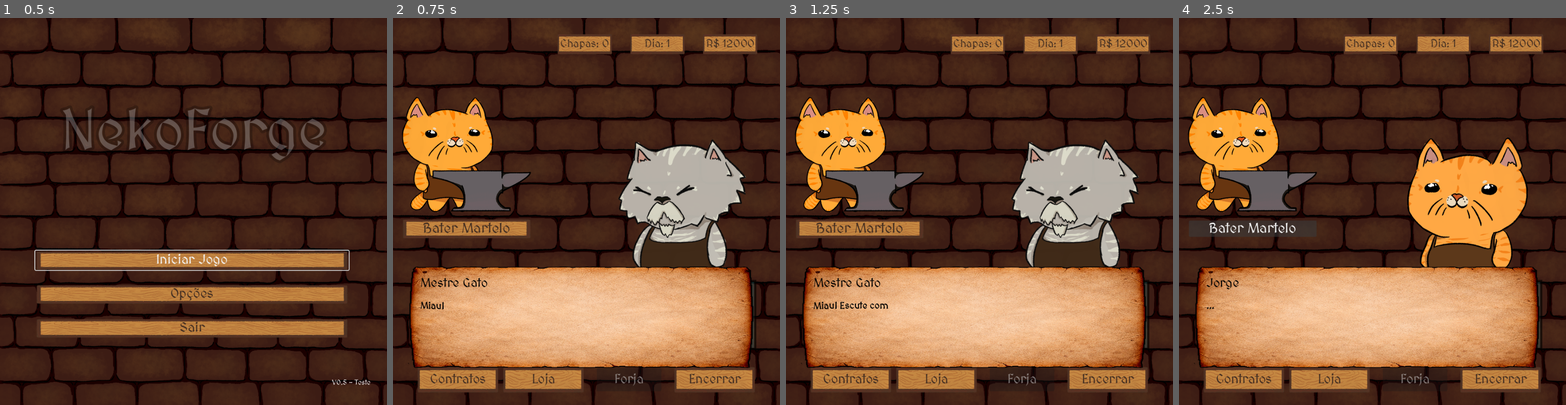
Above: before the commit, frames 1-4 (left to right).
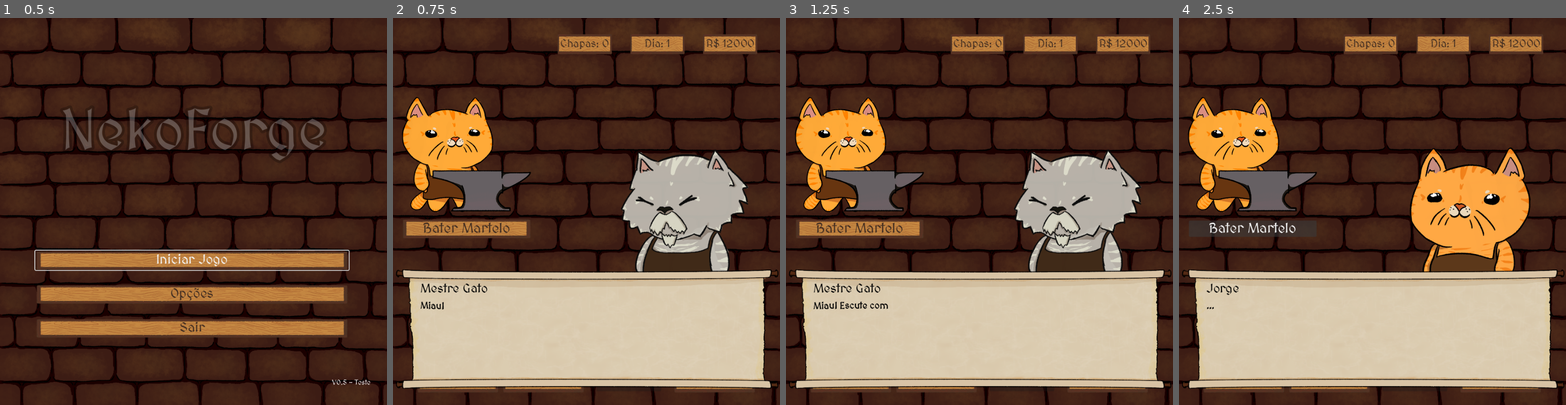
Above: after the commit, the same moments.

Repository: VitaumOS/Jogo_IC-Godot
Game: Godot game, scene res://scene/Telainicial.tscn
The game is run twice, just before and just after one commit, with the same random seed, the same clock (stepped at 60 frames per second) and the same inputs.
Inputs (mouse positions are in pixels of both pictures, inside the frame that each line leads up to):
- Up to frame 1 (0.5 s): no input
- Up to frame 2 (0.75 s): click "Iniciar Jogo" at 0.5 s
- Up to frame 3 (1.25 s): no input
- Up to frame 4 (2.5 s): tap Enter (ui_accept) at 1.25, 1.52, 2, 2.27 s; move the mouse to (1457, 192) at 1.27 s; click (1457, 192) at 1.42 s; move the mouse to (1295, 230) at 2.02 s; click (1295, 230) at 2.17 s

Frame 1 is identical in both runs. In frame 2, 32% of the frame differs, in the area x 0-100%, y 31-96%; in frame 3, 32%; in frame 4, 32%.

Commit message:
Atualização: Começando a colocar sons no jogo

Diff:
--- a/PythonFiles/pulp_solution.json
+++ b/PythonFiles/pulp_solution.json
@@ -1,11 +1,7 @@
 {
     "status": "Optimal",
-    "chapas_usadas": 10,
+    "chapas_usadas": 2,
     "solucao": [
-        1,
-        0,
-        0,
-        4,
-        5
+        2
     ]
 }
--- a/project.godot
+++ b/project.godot
@@ -24,6 +24,7 @@
 
 Global="*res://script/global.gd"
 Dialogo="*uid://dnci0t7lpn3u5"
+GerenciadorSom="*uid://cgo22wklta1yq"
 
 [display]
 
--- a/scene/Cena_Resumo.tscn
+++ b/scene/Cena_Resumo.tscn
@@ -2,15 +2,15 @@
 
 [ext_resource type="Script" uid="uid://cftrsto61dfey" path="res://script/Cena_Resumo.gd" id="1_xr33j"]
 [ext_resource type="Texture2D" uid="uid://cx1kycxphclcy" path="res://images/background.png" id="3_kgimw"]
-[ext_resource type="Texture2D" uid="uid://c2orn4wtmhpxv" path="res://images/contrato.png" id="3_vqc6o"]
+[ext_resource type="Texture2D" uid="uid://dv3s10mwtar4w" path="res://images/pergaminho-novo.png" id="3_vqc6o"]
 [ext_resource type="StyleBox" uid="uid://dki2hhovuf137" path="res://modelos/modelo_botao1.tres" id="4_p4c0f"]
 
 [sub_resource type="StyleBoxTexture" id="StyleBoxTexture_h5dlb"]
 texture = ExtResource("3_vqc6o")
-expand_margin_left = 300.0
-expand_margin_top = 120.0
-expand_margin_right = 300.0
-expand_margin_bottom = 100.0
+expand_margin_left = 20.0
+expand_margin_top = 68.0
+expand_margin_right = 20.0
+expand_margin_bottom = 50.0
 
 [node name="Cena_Resumo" type="Control" unique_id=854328993]
 layout_mode = 3
@@ -35,7 +35,7 @@
 offset_bottom = 902.0
 
 [node name="PanelContainer" type="PanelContainer" parent="CenterContainer" unique_id=790821855]
-custom_minimum_size = Vector2(0, 300)
+custom_minimum_size = Vector2(0, 313.445)
 layout_mode = 2
 theme_override_styles/panel = SubResource("StyleBoxTexture_h5dlb")
 
@@ -45,16 +45,18 @@
 [node name="VBox" type="VBoxContainer" parent="CenterContainer/PanelContainer/MarginContainer" unique_id=1136549728]
 custom_minimum_size = Vector2(320, 0)
 layout_mode = 2
-theme_override_constants/separation = 15
+theme_override_constants/separation = 18
+alignment = 1
 
 [node name="Titulo" type="Label" parent="CenterContainer/PanelContainer/MarginContainer/VBox" unique_id=1193549807]
 layout_mode = 2
 theme_override_colors/font_color = Color(0, 0, 0, 1)
-theme_override_font_sizes/font_size = 25
+theme_override_font_sizes/font_size = 33
 text = "RELATÓRIO DO DIA 1"
 horizontal_alignment = 1
 
 [node name="HSeparator" type="HSeparator" parent="CenterContainer/PanelContainer/MarginContainer/VBox" unique_id=60132976]
+modulate = Color(1, 1, 1, 0)
 layout_mode = 2
 
 [node name="VboxTexto" type="VBoxContainer" parent="CenterContainer/PanelContainer/MarginContainer/VBox" unique_id=675143570]
@@ -63,28 +65,36 @@
 [node name="Label1" type="Label" parent="CenterContainer/PanelContainer/MarginContainer/VBox/VboxTexto" unique_id=323716789]
 layout_mode = 2
 theme_override_colors/font_color = Color(0, 0, 0, 1)
-theme_override_font_sizes/font_size = 18
+theme_override_font_sizes/font_size = 26
 horizontal_alignment = 1
 
 [node name="Label2" type="Label" parent="CenterContainer/PanelContainer/MarginContainer/VBox/VboxTexto" unique_id=1840941134]
 layout_mode = 2
-theme_override_font_sizes/font_size = 18
+theme_override_font_sizes/font_size = 26
 horizontal_alignment = 1
 
 [node name="Label3" type="Label" parent="CenterContainer/PanelContainer/MarginContainer/VBox/VboxTexto" unique_id=95876632]
 layout_mode = 2
 theme_override_colors/font_color = Color(0, 0, 0, 1)
-theme_override_font_sizes/font_size = 18
+theme_override_font_sizes/font_size = 26
 horizontal_alignment = 1
 
 [node name="HSeparator2" type="HSeparator" parent="CenterContainer/PanelContainer/MarginContainer/VBox" unique_id=1267934251]
+modulate = Color(1, 1, 1, 0)
 custom_minimum_size = Vector2(0, 50)
 layout_mode = 2
 
-[node name="EncerrarDia" type="Button" parent="CenterContainer/PanelContainer/MarginContainer/VBox" unique_id=207069106]
-custom_minimum_size = Vector2(0, 40)
-layout_mode = 2
+[node name="Node2D" type="Node2D" parent="CenterContainer/PanelContainer/MarginContainer/VBox" unique_id=1422189869]
+
+[node name="EncerrarDia" type="Button" parent="CenterContainer/PanelContainer/MarginContainer/VBox/Node2D" unique_id=207069106]
+custom_minimum_size = Vector2(120, 40)
+custom_maximum_size = Vector2(120, -1)
+offset_left = 103.0
+offset_top = 338.0
+offset_right = 223.0
+offset_bottom = 378.0
 theme_override_styles/normal = ExtResource("4_p4c0f")
-text = "Encerrar Dia e Dormir"
+text = "Encerrar Dia
+"
 
-[connection signal="pressed" from="CenterContainer/PanelContainer/MarginContainer/VBox/EncerrarDia" to="." method="_iniciar_proximo_dia"]
+[connection signal="pressed" from="CenterContainer/PanelContainer/MarginContainer/VBox/Node2D/EncerrarDia" to="." method="_iniciar_proximo_dia"]
--- a/scene/Forja_Ritmo.tscn
+++ b/scene/Forja_Ritmo.tscn
@@ -80,3 +80,5 @@
 
 [node name="Dialogo" parent="." unique_id=477801998 instance=ExtResource("5_6ar0e")]
 visible = false
+
+[node name="AudioStreamPlayer" type="AudioStreamPlayer" parent="." unique_id=1286278205]
--- a/scene/aux_scene/Popup.tscn
+++ b/scene/aux_scene/Popup.tscn
@@ -39,7 +39,7 @@
 offset_right = 151.0
 offset_bottom = -4.0
 theme_override_colors/font_color = Color(0.26666668, 0.18431373, 0.13333334, 1)
-theme_override_font_sizes/font_size = 20
+theme_override_font_sizes/font_size = 25
 text = "Texto de Teste"
 horizontal_alignment = 1
 vertical_alignment = 1
--- a/scene/aux_scene/SistemaDialogo.tscn
+++ b/scene/aux_scene/SistemaDialogo.tscn
@@ -3,7 +3,7 @@
 [ext_resource type="Script" uid="uid://blf1qegii74ss" path="res://script/SistemaDialogo.gd" id="1_ij1vx"]
 [ext_resource type="Shader" uid="uid://kv8eh66f5ae7" path="res://scene/aux_scene/SistemaDialogo.gdshader" id="2_nrl86"]
 [ext_resource type="Texture2D" uid="uid://dnhdenmr0eu8c" path="res://Sprite/gatinhos/NekoJorge.png" id="2_qn2xm"]
-[ext_resource type="Texture2D" uid="uid://bot8j6y37hdl0" path="res://images/pergaminho.png" id="3_6anm4"]
+[ext_resource type="Texture2D" uid="uid://dv3s10mwtar4w" path="res://images/pergaminho-novo.png" id="4_nrl86"]
 
 [sub_resource type="ShaderMaterial" id="ShaderMaterial_mucsi"]
 shader = ExtResource("2_nrl86")
@@ -35,19 +35,18 @@
 
 [node name="RetratoSprite" type="TextureRect" parent="RetratoControl" unique_id=246108845]
 layout_mode = 0
-offset_left = 499.0
-offset_top = -414.0
-offset_right = 811.0
-offset_bottom = -102.0
+offset_left = 505.0
+offset_top = -391.0
+offset_right = 817.0
+offset_bottom = -77.752014
 texture = ExtResource("2_qn2xm")
 expand_mode = 5
 
 [node name="Background" type="TextureRect" parent="." unique_id=893882926]
-offset_left = -48.0
-offset_top = 528.0
-offset_right = 920.0
+offset_top = 583.0
+offset_right = 900.0
 offset_bottom = 864.0
-texture = ExtResource("3_6anm4")
+texture = ExtResource("4_nrl86")
 expand_mode = 1
 
 [node name="Control" type="Control" parent="." unique_id=1186265395]
@@ -60,9 +59,9 @@
 
 [node name="NomeLabel" type="Label" parent="Control" unique_id=828267703]
 layout_mode = 0
-offset_top = 56.0
+offset_top = 69.0
 offset_right = 736.0
-offset_bottom = 96.0
+offset_bottom = 109.0
 theme_override_colors/font_color = Color(0, 0, 0, 1)
 theme_override_font_sizes/font_size = 29
 text = "Gato"
@@ -70,7 +69,7 @@
 [node name="TextoLabel" type="RichTextLabel" parent="Control" unique_id=1209306460]
 layout_mode = 0
 offset_top = 112.0
-offset_right = 744.0
+offset_right = 769.0
 offset_bottom = 232.0
 theme_override_colors/default_color = Color(0, 0, 0, 1)
 theme_override_constants/outline_size = 1
@@ -107,10 +106,10 @@
 [node name="Background_mini" type="TextureRect" parent="AgrupadorMiniatura" unique_id=1145365260]
 layout_mode = 0
 offset_left = -270.01
-offset_top = 114.07999
+offset_top = 129.0
 offset_right = 263.99
-offset_bottom = 304.08
-texture = ExtResource("3_6anm4")
+offset_bottom = 286.0
+texture = ExtResource("4_nrl86")
 expand_mode = 1
 
 [node name="Control_mini" type="Control" parent="AgrupadorMiniatura" unique_id=204048040]
@@ -132,9 +131,9 @@
 
 [node name="TextoLabel" type="RichTextLabel" parent="AgrupadorMiniatura/Control_mini" unique_id=101537603]
 layout_mode = 0
-offset_left = -6.0350037
+offset_left = -20.809998
 offset_top = 80.70502
-offset_right = 411.965
+offset_right = 426.19
 offset_bottom = 176.70502
 theme_override_colors/default_color = Color(0, 0, 0, 1)
 theme_override_constants/outline_size = 1
@@ -144,3 +143,6 @@
 "
 fit_content = true
 autowrap_mode = 2
+
+[node name="AudioStreamPlayer" type="AudioStreamPlayer" parent="." unique_id=65185317]
+volume_db = -3.328
--- a/scene/aux_scene/abas.tscn
+++ b/scene/aux_scene/abas.tscn
@@ -47,6 +47,8 @@
 [node name="PopUp" parent="." unique_id=1294504964 instance=ExtResource("3_qhldc")]
 visible = false
 
+[node name="AudioStreamPlayer" type="AudioStreamPlayer" parent="." unique_id=387229156]
+
 [connection signal="pressed" from="Contrato" to="." method="_on_contrato_pressed"]
 [connection signal="pressed" from="Loja" to="." method="_on_loja_pressed"]
 [connection signal="pressed" from="Forja" to="." method="_on_forja_pressed"]
--- a/script/Forja_Ritmo.gd
+++ b/script/Forja_Ritmo.gd
@@ -27,7 +27,15 @@
 var modo_duas_esteiras = false
 var em_tutorial: bool = false
 
+# --- VARIÁVEIS DE ÁUDIO ---
+var audio_player: AudioStreamPlayer
+var som_acerto = preload("res://sounds/blacksmith-hammering_01.wav")
+var som_erro = preload("res://sounds/blacksmith-hammering_01.wav")
+
 func _ready():
+	audio_player = AudioStreamPlayer.new()
+	add_child(audio_player)
+
 	var lista_nomes = Global.armas_na_esteira_atual
 	total_pecas = lista_nomes.size()
 	_atualiza_contador()
@@ -139,8 +147,14 @@
 	if sucesso:
 		acertos += 2 if modo_duas_esteiras else 1
 		_atualizar_feedback("PERFEITO!", Color.GREEN)
+		# Toca som de acerto
+		audio_player.stream = som_acerto
+		audio_player.play()
 	else:
 		_atualizar_feedback("ERROU!", Color.RED)
+		# Toca som de erro
+		audio_player.stream = som_erro
+		audio_player.play()
 
 	if modo_duas_esteiras:
 		_remover_par_de_baixo_associado(peca_principal)
--- /dev/null
+++ b/script/GerenciadorSom.gd
@@ -0,0 +1,18 @@
+extends Node
+
+var audio_player: AudioStreamPlayer
+var som_clique = preload("res://sounds/Wood_button.wav")
+
+func _ready():
+	process_mode = PROCESS_MODE_ALWAYS
+	audio_player = AudioStreamPlayer.new()
+	add_child(audio_player)
+	get_tree().node_added.connect(_on_node_added)
+
+func _on_node_added(node: Node):
+	if node is BaseButton:
+		node.pressed.connect(_on_button_pressed)
+
+func _on_button_pressed():
+	audio_player.stream = som_clique
+	audio_player.play()
--- a/script/SistemaDialogo.gd
+++ b/script/SistemaDialogo.gd
@@ -4,7 +4,8 @@
 signal dialogo_encerrado
 signal fala_completada(indice: int)
 
-# --- Nós do Diálogo Clássico (Padrão) ---
+
+@onready var audio_player: AudioStreamPlayer = $AudioStreamPlayer
 @onready var retrato_sprite = $RetratoControl/RetratoSprite
 @onready var nome_label = $Control/NomeLabel
 @onready var texto_label = $Control/TextoLabel
@@ -14,7 +15,6 @@
 @onready var retrato_control_classico = $RetratoControl
 @onready var tela_foco = $TelaFoco
 
-# --- Novos Nós para o Sistema de Miniaturas (Por Coordenada) ---
 @onready var agrupador_miniatura = $AgrupadorMiniatura
 @onready var retrato_sprite_mini = $AgrupadorMiniatura/RetratoSprite_mini
 @onready var background_mini = $AgrupadorMiniatura/Background_mini
@@ -22,11 +22,12 @@
 @onready var nome_label_mini = $AgrupadorMiniatura/Control_mini/NomeLabel
 @onready var texto_label_mini = $AgrupadorMiniatura/Control_mini/TextoLabel
 
-# Variáveis de controle
 var _lista_falas: Array = []
 var _indice_atual: int = 0
 var _esta_digitando: bool = false
 var _tween_digitacao: Tween
+
+var som_tecla = preload("res://sounds/SFX_RetroSinglev3.wav")
 
 func _ready():
 	visible = false
@@ -34,7 +35,6 @@
 	_esconder_miniaturas()
 	process_mode = PROCESS_MODE_ALWAYS
 
-## Função principal para iniciar uma sequência de diálogo
 func iniciar_dialogo(falas: Array):
 	if falas.is_empty():
 		return
@@ -49,7 +49,6 @@
 		if fala.has("foco_tamanho") and fala["foco_tamanho"] is Array:
 			fala["foco_tamanho"] = Vector2(fala["foco_tamanho"][0], fala["foco_tamanho"][1])
 
-	# Trata automaticamente coordenadas vindas de arquivos JSON [x, y] para Vector2
 	for fala in _lista_falas:
 		if fala.has("coordenada") and fala["coordenada"] is Array:
 			var arr_coord = fala["coordenada"]
@@ -76,7 +75,6 @@
 	seta_passar.visible = false
 
 	if fala.has("foco_pos") and fala.has("foco_tamanho"):
-		# Passa os valores convertidos diretamente para o ShaderMaterial
 		var mat = tela_foco.material as ShaderMaterial
 		if mat:
 			mat.set_shader_parameter("posicao_foco", fala["foco_pos"])
@@ -124,6 +122,19 @@
 	_tween_digitacao.tween_property(label_alvo, "visible_characters", total_caracteres, duracao)
 	_tween_digitacao.finished.connect(_on_digitacao_finalizada)
 
+	var caracteres_antigos = 0
+	while _esta_digitando:
+		var chars_atuais = label_alvo.visible_characters
+		if chars_atuais > caracteres_antigos:
+			var texto_atual = label_alvo.text
+			if chars_atuais <= texto_atual.length():
+				var char_atual = texto_atual[chars_atuais - 1]
+				if char_atual != " " and char_atual != "\n":
+					audio_player.stream = som_tecla
+					audio_player.play()
+			caracteres_antigos = chars_atuais
+		await get_tree().process_frame
+
 func _pular_digitacao():
 	if _tween_digitacao and _tween_digitacao.is_running():
 		_tween_digitacao.kill()
Not shown, added: images/pergaminho-novo.png.import
Not shown, added: script/GerenciadorSom.gd.uid
Not shown, added: sounds/SFX_RetroSinglev3.wav.import
Not shown, added: sounds/Wood_button.wav.import
Not shown, added: sounds/blacksmith-hammering_01.wav.import
Not shown, added: sounds/SFX_RetroSinglev3.wav
Not shown, added: sounds/Wood_button.wav
Not shown, added: sounds/blacksmith-hammering_01.wav
